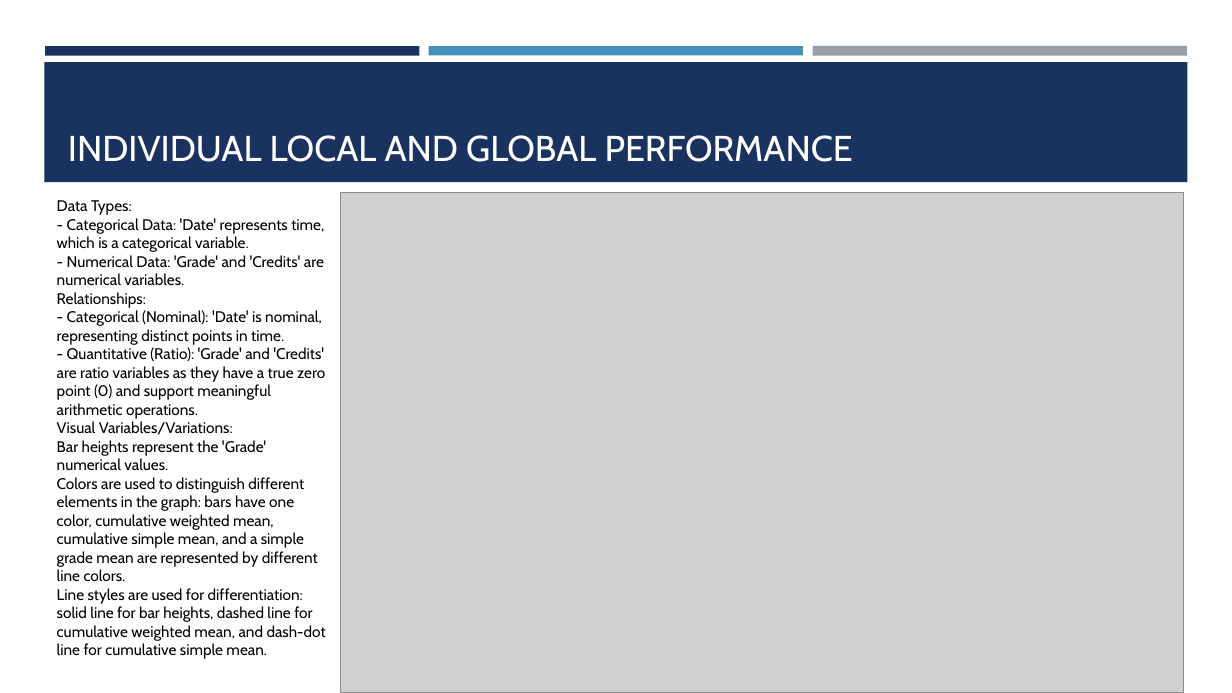
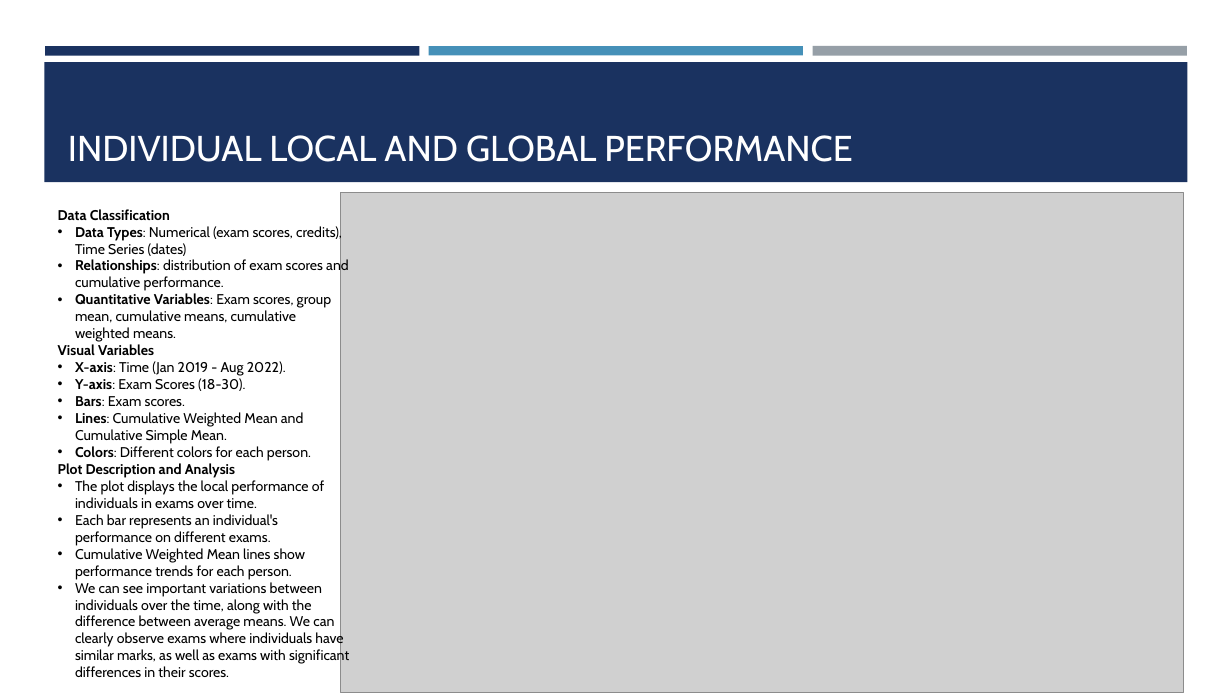
Before and after one commit to francesco-fortunato/VisualAnalytics_HWs, a slide deck: slide 5 of Homework 1/Visual Analytics - Homework I.pptx. Drawn at 1232x693 pixels with LibreOffice and Linux fonts; fonts in the diff are those of the drawing; grey boxes stand for pictures. Boxes give left, top, right and bottom in pixels: in the first picture for what was removed or moved away, otherwise in the second. Text is boxed around its words. In the diff, an @@ line names an element or a change of style, - is before the commit and + after.

```diff
--- a/Homework 1/Visual Analytics - Homework I.pptx
+++ b/Homework 1/Visual Analytics - Homework I.pptx
@@ text at box(58, 209, 349, 677): text changed; size 12 to 11 pt @@
-Data Types:
-- Categorical Data: 'Date' represents time, which is a categorical variable.
-- Numerical Data: 'Grade' and 'Credits' are numerical variables.
-Relationships:
-- Categorical (Nominal): 'Date' is nominal, representing distinct points in time.
-- Quantitative (Ratio): 'Grade' and 'Credits' are ratio variables as they have a true zero point (0) and support meaningful arithmetic operations.
-Visual Variables/Variations:
-Bar heights represent the 'Grade' numerical values.
-Colors are used to distinguish different elements in the graph: bars have one color, cumulative weighted mean, cumulative simple mean, and a simple grade mean are represented by different line colors.
-Line styles are used for differentiation: solid line for bar heights, dashed line for cumulative weighted mean, and dash-dot line for cumulative simple mean.
+Data Classification
+• Data Types: Numerical (exam scores, credits), Time Series (dates)
+• Relationships: distribution of exam scores and cumulative performance.
+• Quantitative Variables: Exam scores, group mean, cumulative means, cumulative weighted means.
+Visual Variables
+• X-axis: Time (Jan 2019 - Aug 2022).
+• Y-axis: Exam Scores (18-30).
+• Bars: Exam scores.
+• Lines: Cumulative Weighted Mean and Cumulative Simple Mean.
+• Colors: Different colors for each person.
+Plot Description and Analysis
+• The plot displays the local performance of individuals in exams over time.
+• Each bar represents an individual's performance on different exams.
+• Cumulative Weighted Mean lines show performance trends for each person.
+• We can see important variations between individuals over the time, along with the difference between average means. We can clearly observe exams where individuals have similar marks, as well as exams with significant differences in their scores.
```
Also in this commit, not shown: 3 other slides changed, 10 other files.
